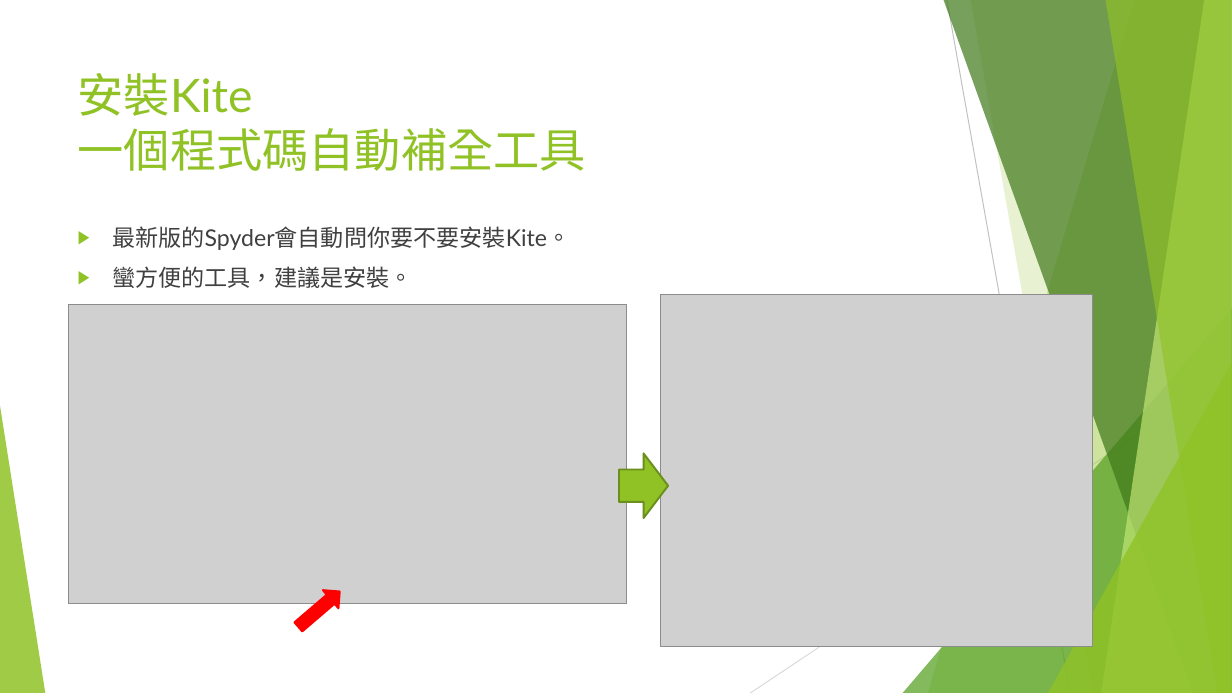
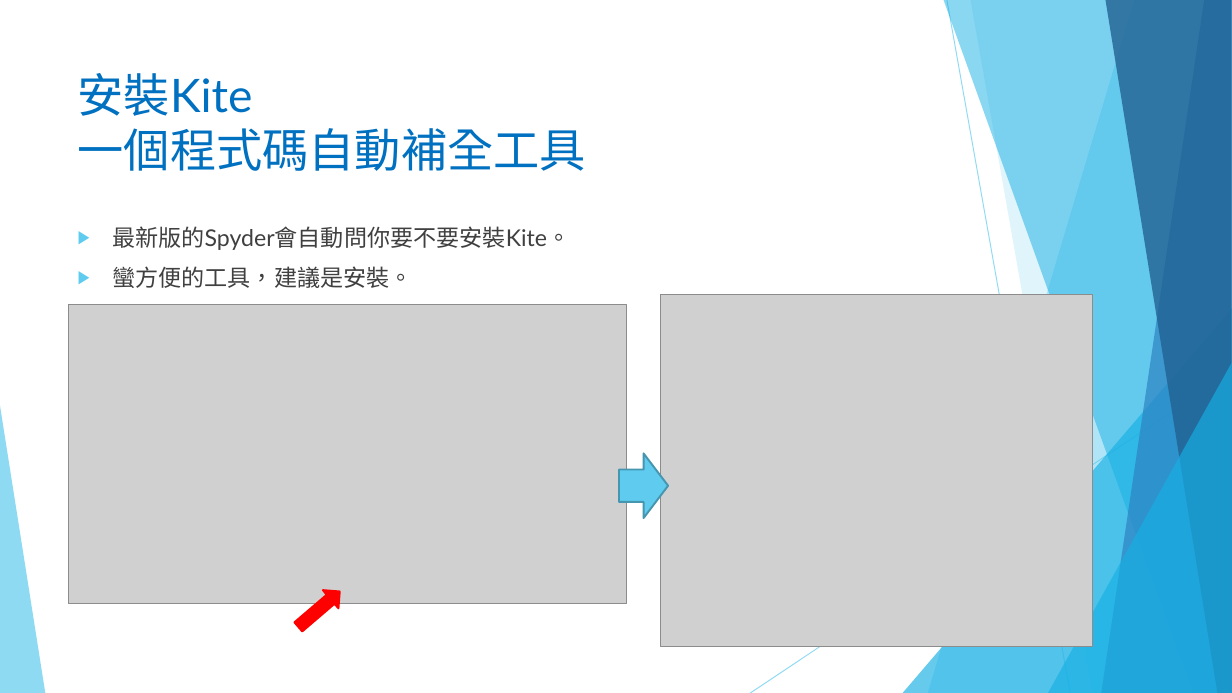
Before and after one commit to liulawsi/My_PPTs, a slide deck: slide 8 of LCC/Python/00_Spyder環境建置.pptx. Drawn at 1232x693 pixels with LibreOffice and Linux fonts; fonts in the diff are those of the drawing; grey boxes stand for pictures; background and template pictures are left out. Boxes give left, top, right and bottom in pixels: in the first picture for what was removed or moved away, otherwise in the second. Text is boxed around its words. In the diff, an @@ line names an element or a change of style, - is before the commit and + after.

```diff
--- a/LCC/Python/00_Spyder環境建置.pptx
+++ b/LCC/Python/00_Spyder環境建置.pptx
@@ freeform shape at (928, 0, 1232, 693): fill #90C226 at 30% opacity to #5FCBEF at 36% opacity @@
@@ freeform shape at (944, 0, 1232, 693): fill #3F7819 at 70% opacity to #17B0E4 at 50% opacity @@
@@ line (947, 0) - (1070, 693): stroke #BFBFBF 0.75 pt to #5FCBEF 0.75 pt @@
@@ freeform shape at (970, 0, 1232, 693): fill #90C226 at 20% opacity to #5FCBEF at 20% opacity @@
@@ freeform shape at (1102, 0, 1232, 693): fill #C0E474 at 70% opacity to #2E83C3 at 70% opacity @@
@@ freeform shape at (1105, 0, 1232, 693): fill #90C226 at 65% opacity to #226292 at 80% opacity @@
@@ title "安裝Kite 一個程式碼自動補全工具" at (78, 73, 586, 171): text colour #90C226 to #0070C0 @@
@@ text "最新版的Spyder會自動問你要不要安裝Kite。" at (112, 226, 570, 288): bullet colour #90C226 to #5FCBEF @@
@@ triangle at (903, 308, 1232, 693): fill #54A021 at 72% opacity to #17B0E4 at 66% opacity @@
@@ line (1232, 372) - (750, 693): stroke #D9D9D9 0.75 pt to #5FCBEF 0.75 pt @@
@@ triangle at (1048, 363, 1232, 693): fill #90C226 at 80% opacity to #17B0E4 at 66% opacity @@
@@ triangle at (0, 406, 45, 693): fill #90C226 at 85% opacity to #5FCBEF at 70% opacity @@
@@ right arrow at (619, 454, 668, 518): fill #90C226 to #5FCBEF; outline #6B901C 1.5 pt to #4696B1 1.5 pt @@
```
Also in this commit, not shown: 11 other slides changed, 5 other files.
